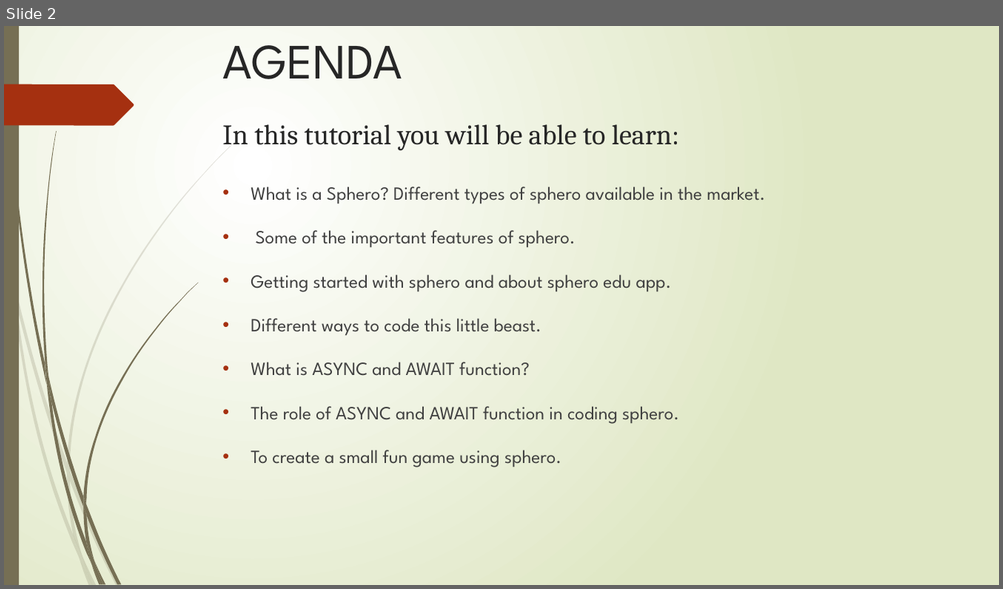
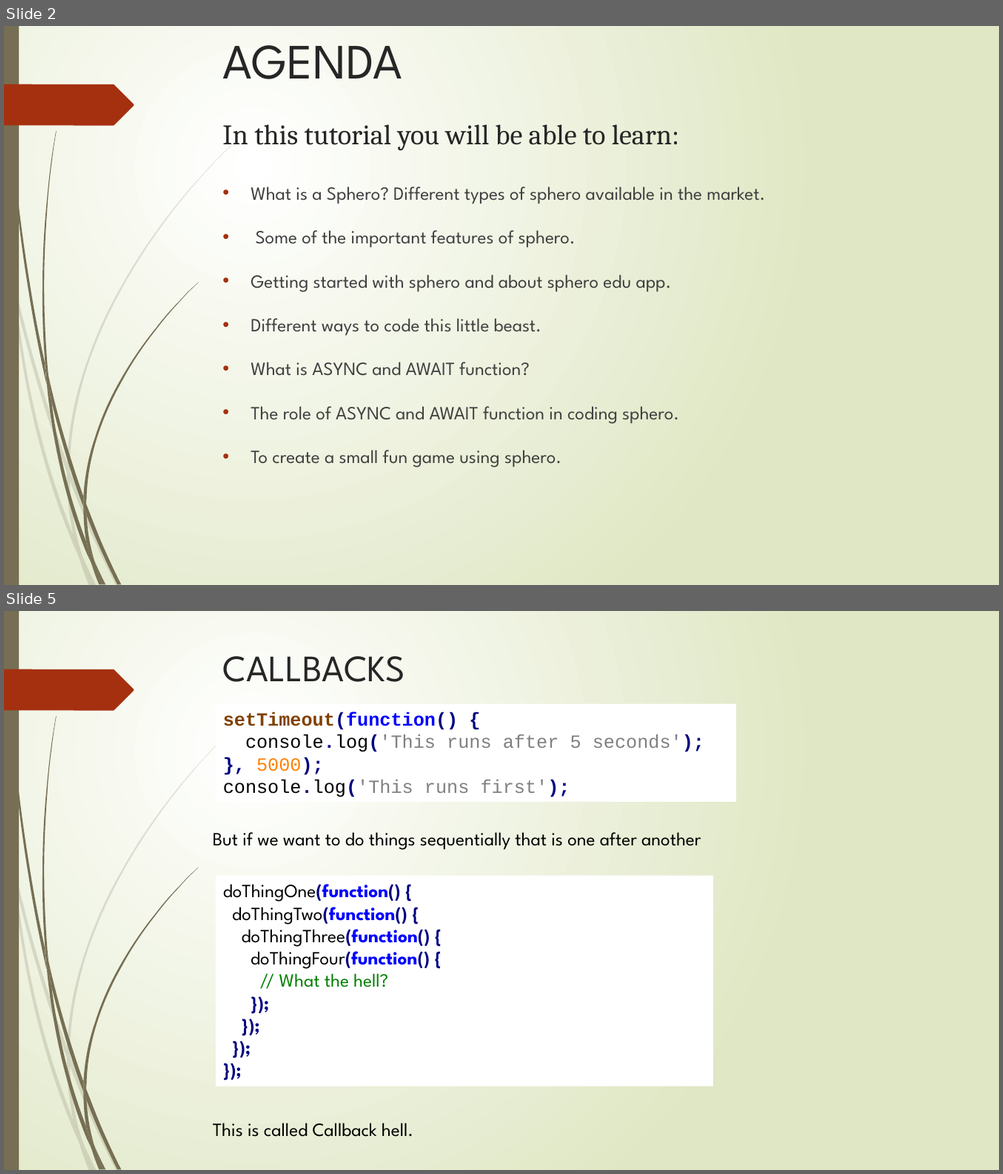
Before and after one commit to AnkitPrakash687/sphero_tutorial, a slide deck: SPHERO.pptx. Shown one above the other, each under a label of ours: slide 2 before the commit, slides 2 and 5 after it; the slides between them are not shown. The pictures are 1003x589 and 1003x1174 pixels, drawn with LibreOffice and Linux fonts; fonts in the diff are those of the drawing. Boxes give left, top, right and bottom in pixels: in the first picture for what was removed or moved away, otherwise in the second. Text is boxed around its words. In the diff, an @@ line names an element or a change of style, - is before the commit and + after.

```diff
--- a/SPHERO.pptx
+++ b/SPHERO.pptx
@@ slide 5 added at bbox=[4, 611, 999, 1170], background gradient #FFFFFF to #DFE8C4; not listed: 24 template elements that a slide beside it also shows @@
@@ title added at bbox=[223, 656, 405, 682], 36 pt, text #262626 @@
+CALLBACKS
@@ rectangle added at bbox=[216, 704, 736, 802], fill #FFFFFF, 18 pt, text #808080 @@
+setTimeout(function() {
+console.log('This runs after 5 seconds');
+}, 5000);
+console.log('This runs first');
@@ text added at bbox=[213, 832, 700, 850], 18 pt, text #000000 @@
+But if we want to do things sequentially that is one after another
@@ rectangle added at bbox=[216, 876, 714, 1087], fill #FFFFFF, 18 pt, text #000000, bold @@
+doThingOne(function() {
+doThingTwo(function() {
+doThingThree(function() {
+doThingFour(function() {
+// What the hell?
+});
+});
+});
+});
@@ text added at bbox=[213, 1123, 413, 1137], 18 pt, text #000000 @@
+This is called Callback hell.
```
Also in this commit, not shown: 1 slide changed, 5 other slides added.
